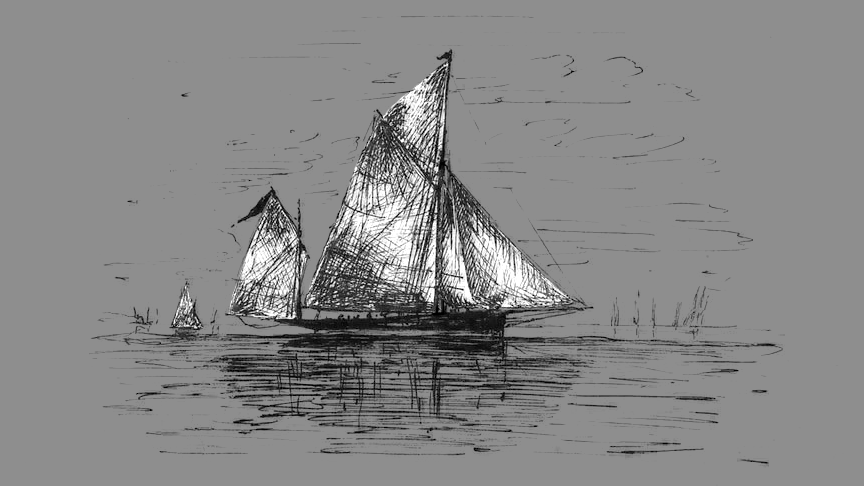
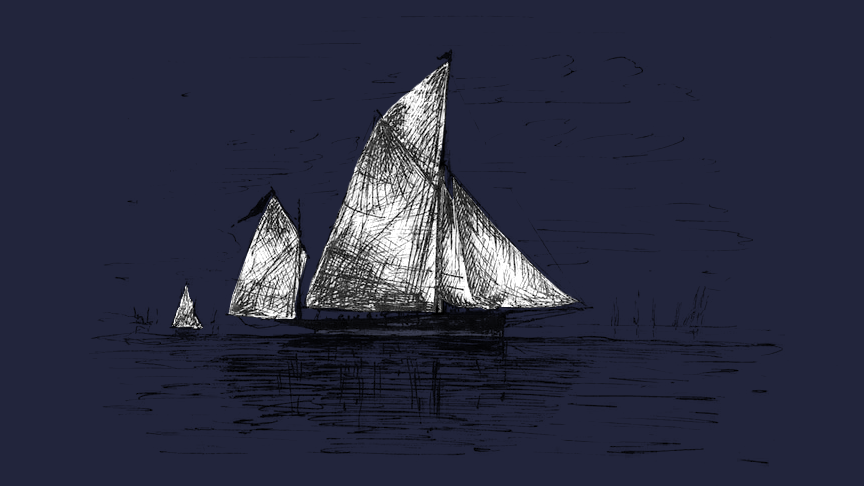
Layer changes from the first 864×486 image to the second:
painted on "mast" over [438, 162, 453, 200]
painted on "ships" over [453, 184, 507, 309]
added layer "Grey" (20%) above "Layer 0" over [176, 315, 504, 337]
renamed "Layer 2 copy" to "Blue Background", showed it over [0, 0, 864, 486]
renamed "Layer 2" to "White Background", painted on it over [0, 0, 864, 486]
